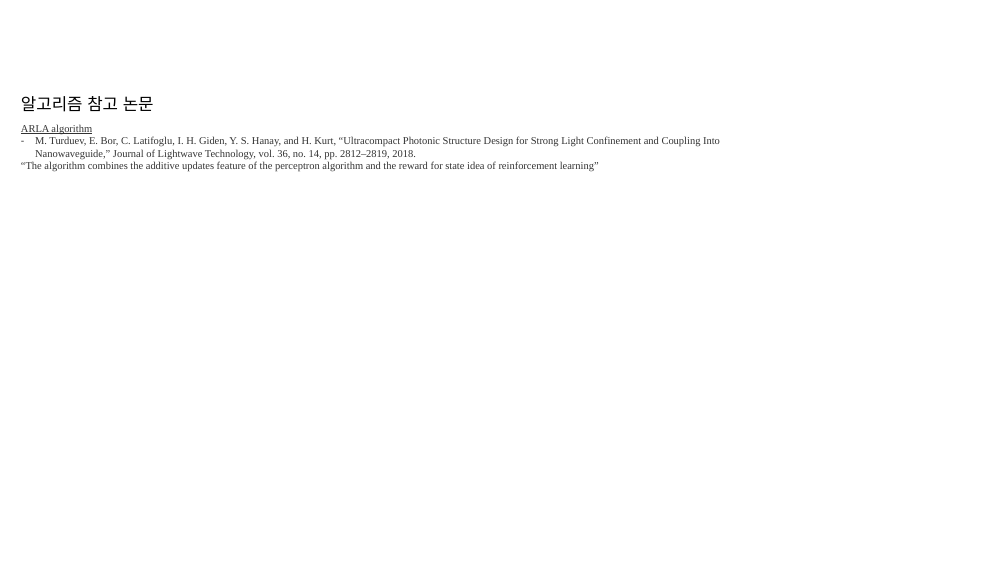
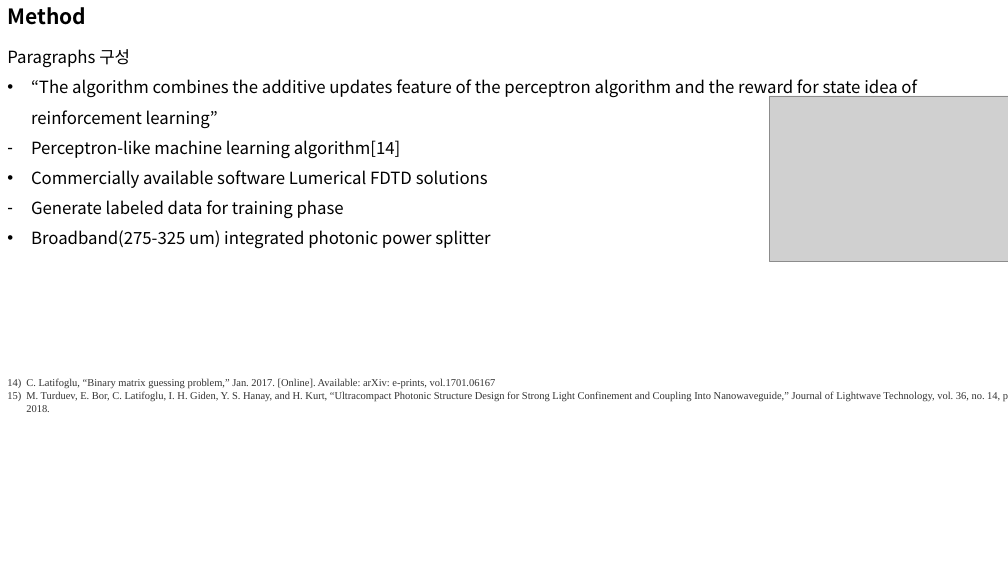
Before and after one commit to jglee96/NBTP_Lab, a slide deck: slide 2 of 개인/석사학위논문/Paper Introduction.pptx (slide 3 before the commit). Drawn at 1008x567 pixels with LibreOffice and Linux fonts; fonts in the diff are those of the drawing; grey boxes stand for pictures. Boxes give left, top, right and bottom in pixels: in the first picture for what was removed or moved away, otherwise in the second. Text is boxed around its words. In the diff, an @@ line names an element or a change of style, - is before the commit and + after.

```diff
--- a/개인/석사학위논문/Paper Introduction.pptx
+++ b/개인/석사학위논문/Paper Introduction.pptx
@@ text added at (7, 7, 86, 25), 20 pt, text #000000, bold @@
+Method
@@ text added at (7, 49, 917, 249), 16 pt, text #000000 @@
+Paragraphs 구성
+• “The algorithm combines the additive updates feature of the perceptron algorithm and the reward for state idea of reinforcement learning”
+– Perceptron-like machine learning algorithm[14]
+• Commercially available software Lumerical FDTD solutions
+– Generate labeled data for training phase
+• Broadband(275-325 um) integrated photonic power splitter
@@ text removed at (21, 96, 154, 112) @@
-알고리즘 참고 논문
@@ picture added at (770, 96, 1008, 262) @@
@@ text at (21, 162, 599, 172): paragraph removed @@
-“The algorithm combines the additive updates feature of the perceptron algorithm and the reward for state idea of reinforcement learning”
@@ text "C. Latifoglu, “Binary matrix guessing ...": place and size @@
-text "C. Latifoglu, “Binary matrix guessing ..." at (21, 124, 720, 172)
+text "C. Latifoglu, “Binary matrix guessing ..." at (26, 379, 1000, 412)
@@ text at (26, 379, 496, 389): text changed @@
-ARLA algorithm
+14) C. Latifoglu, “Binary matrix guessing problem,” Jan. 2017. [Online]. Available: arXiv: e-prints, vol.1701.06167
@@ text at (26, 391, 1000, 412): bullet - to 1) @@
```
Also in this commit, not shown: 1 other slide changed, 3 slides added, 1 slide removed, 12 other files.
